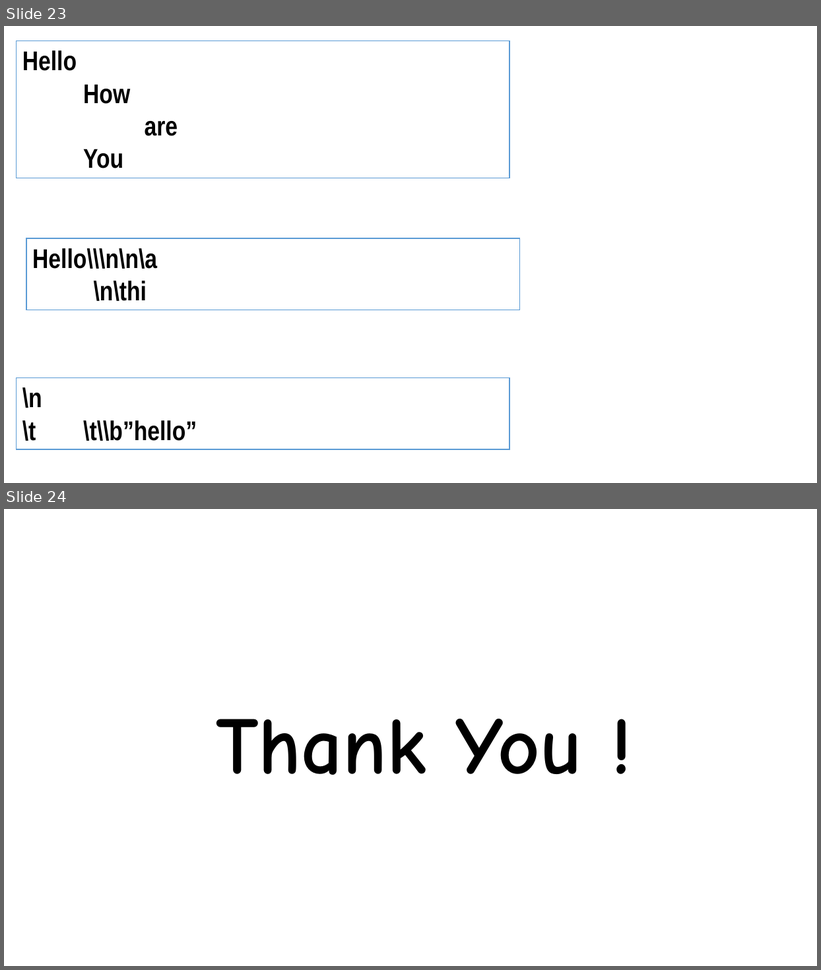
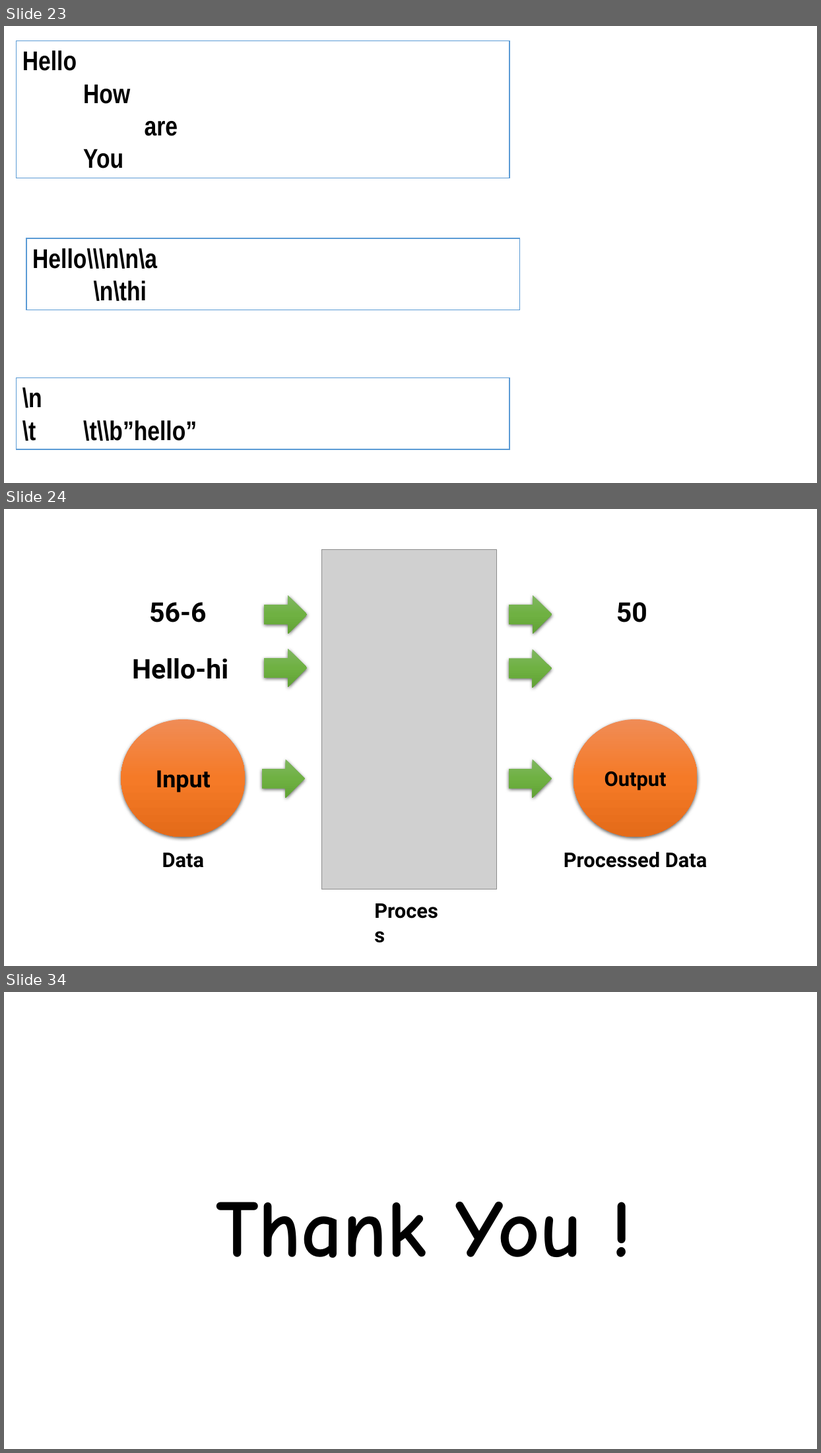
Before and after one commit to eusGithubwork/javaStudy, a slide deck: java.pptx. Shown one above the other, each under a label of ours: slides 23 and 24 before the commit, slides 23, 24 and 34 after it; the slides between them are not shown. The pictures are 821x970 and 821x1453 pixels, drawn with LibreOffice and Linux fonts; fonts in the diff are those of the drawing; grey boxes stand for pictures. Boxes give left, top, right and bottom in pixels: in the first picture for what was removed or moved away, otherwise in the second. Text is boxed around its words. In the diff, an @@ line names an element or a change of style, - is before the commit and + after.

```diff
--- a/java.pptx
+++ b/java.pptx
@@ slide 24 added at <box>4,509,817,966</box>, background #FFFFFF @@
@@ picture added at <box>322,550,498,890</box> @@
@@ text added at <box>149,602,207,623</box>, 32 pt, text #000000, bold @@
+56-6
@@ right arrow added at <box>265,595,307,634</box>, fill gradient #81B861 to #6FB242 to #62A336 @@
@@ right arrow added at <box>509,595,552,634</box>, fill gradient #81B861 to #6FB242 to #62A336 @@
@@ text added at <box>616,602,648,623</box>, 32 pt, text #000000, bold @@
+50
@@ text added at <box>132,658,228,679</box>, 32 pt, text #000000, bold @@
+Hello-hi
@@ right arrow added at <box>265,649,307,687</box>, fill gradient #81B861 to #6FB242 to #62A336 @@
@@ right arrow added at <box>509,650,552,688</box>, fill gradient #81B861 to #6FB242 to #62A336 @@
@@ ellipse added at <box>121,720,246,837</box>, fill gradient #F18C57 to #F67B28 to #E56C19, 28 pt, text #000000, bold @@
+Input
@@ ellipse added at <box>574,720,698,837</box>, fill gradient #F18C57 to #F67B28 to #E56C19, 24 pt, text #000000, bold @@
+Output
@@ right arrow added at <box>262,760,305,798</box>, fill gradient #81B861 to #6FB242 to #62A336 @@
@@ right arrow added at <box>509,760,552,798</box>, fill gradient #81B861 to #6FB242 to #62A336 @@
@@ text added at <box>162,853,204,868</box>, 24 pt, text #000000, bold @@
+Data
@@ text added at <box>564,852,707,868</box>, 24 pt, text #000000, bold @@
+Processed Data
@@ text added at <box>369,895,451,925</box>, 24 pt, text #000000, bold @@
+Process
@@ what was slide 24 is now slide 34 @@
```
Also in this commit, not shown: 9 other slides added.
